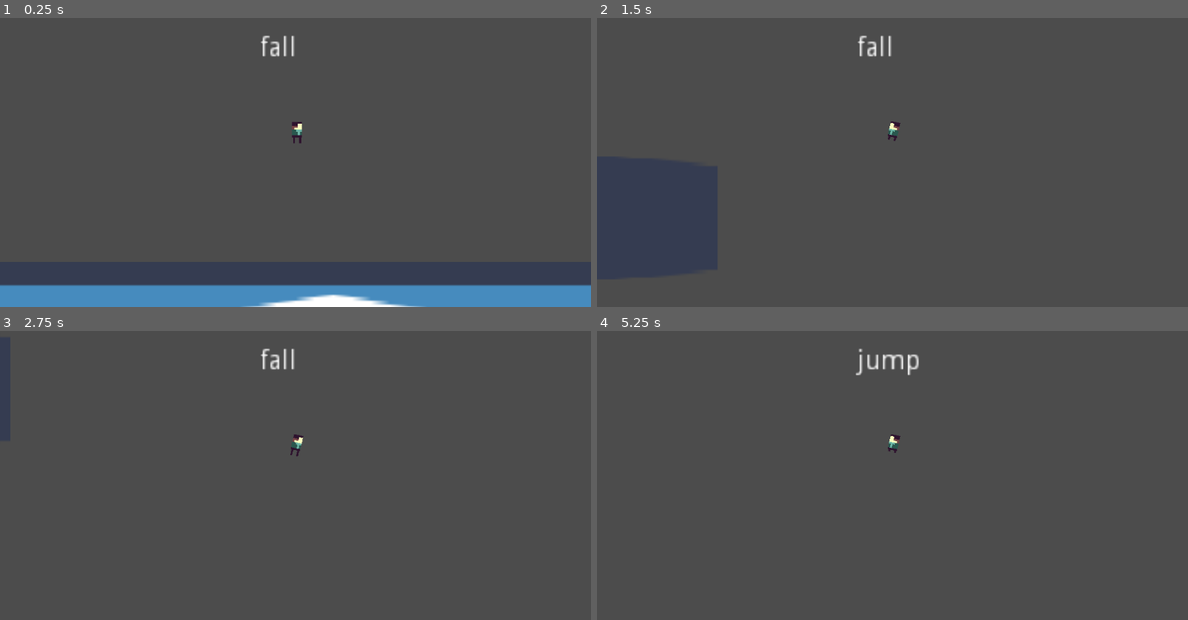
Above: before the commit, frames 1-4 (two rows, left to right).
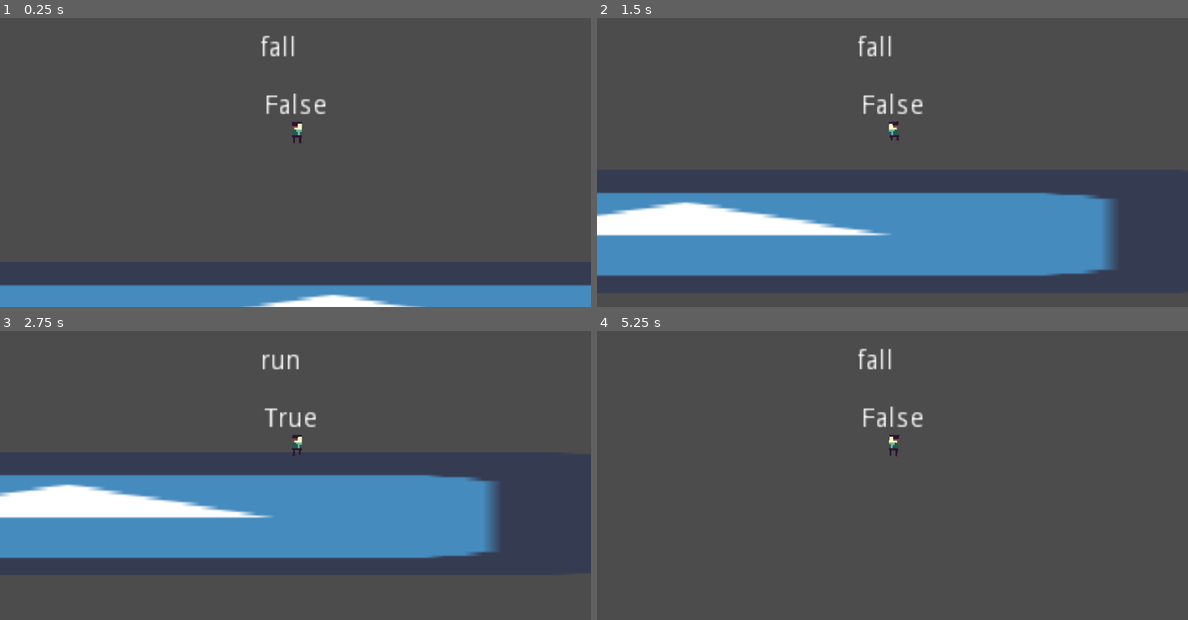
Above: after the commit, the same moments.

Repository: moothodical/platformer
Game: Godot game, scene res://Scenes/World.tscn
Same seed, same stepped clock (60 frames per second), same inputs: the game is played once before the commit and once after it. The engine's default icon, where the game draws it, is replaced by a stand-in: a white triangle on a blue panel in a dark square.
Inputs:
- Up to frame 1 (0.25 s): no input
- Up to frame 2 (1.5 s): hold Right (move_right) 0.53-1.28 s; hold Z (jump) 0.53-1.28 s; hold Left (move_left) from 1.28 s (still down); tap Z (jump) at 1.35 s
- Up to frame 3 (2.75 s): tap Z (jump) at 1.52, 1.82 s; release Left (move_left) at 2.03 s; hold Right (move_right) from 2.03 s (still down); hold Z (jump) from 2.03 s (still down)
- Up to frame 4 (5.25 s): release Z (jump) at 2.78 s; tap Z (jump) at 2.85, 3.02, 3.32, 4.35, 4.52, 4.82 s; release Right (move_right) at 3.53 s; hold Z (jump) 3.53-4.28 s; hold Left (move_left) from 3.53 s (still down); tap Enter at 4.25 s; tap Space at 5 s; hold Z (jump) from 5.03 s (still down)

The runs differ from the first frame. In frame 1, 0.3% of the frame differs, in the area x 45-56%, y 26-34%; in frame 2, 26%, in the area x 0-88%, y 26-90%; in frame 3, 25%; in frame 4, 0.7%.

Commit message:
fixed some things

Diff:
--- a/Scenes/CharacterRig.tscn
+++ b/Scenes/CharacterRig.tscn
@@ -54,8 +54,7 @@
 "values": [ 0.0 ]
 }
 
-[sub_resource type="Animation" id=1]
-resource_name = "idle"
+[sub_resource type="Animation" id=2]
 length = 0.6
 loop = true
 step = 0.05
@@ -185,8 +184,7 @@
 "values": [ 0.0 ]
 }
 
-[sub_resource type="Animation" id=2]
-resource_name = "run"
+[sub_resource type="Animation" id=4]
 length = 0.4
 loop = true
 step = 0.05
@@ -260,16 +258,16 @@
 "times": PoolRealArray( 0.1, 0.2, 0.3, 0.4, 0.6 ),
 "transitions": PoolRealArray( 1, 1, 1, 1, 1 ),
 "update": 0,
-"values": [ -20.0, 0.0, 20.0, 0.0, 0.0 ]
+"values": [ -10.0, 0.0, 10.0, 0.0, 0.0 ]
 }
 
 [node name="CharacterRig" type="Node2D"]
 
 [node name="AnimationPlayer" type="AnimationPlayer" parent="."]
-anims/fall = SubResource( 3 )
-anims/idle = SubResource( 1 )
-anims/jump = SubResource( 4 )
-anims/run = SubResource( 2 )
+anims/fall = SubResource( 1 )
+anims/idle = SubResource( 2 )
+anims/jump = SubResource( 3 )
+anims/run = SubResource( 4 )
 
 [node name="Torso" type="Sprite" parent="."]
 texture = ExtResource( 1 )
@@ -278,14 +276,14 @@
 
 [node name="Left Leg" type="Sprite" parent="Torso"]
 show_behind_parent = true
-position = Vector2( -1.459, 3.5 )
+position = Vector2( -1.459, 5.5 )
 texture = ExtResource( 1 )
 region_enabled = true
 region_rect = Rect2( 3, 11, 1, 3 )
 
 [node name="RightLeg" type="Sprite" parent="Torso"]
 show_behind_parent = true
-position = Vector2( 1.61, 3.5 )
+position = Vector2( 1.61, 5.5 )
 texture = ExtResource( 1 )
 region_enabled = true
 region_rect = Rect2( 6, 11, 1, 3 )
--- a/Scenes/Player.tscn
+++ b/Scenes/Player.tscn
@@ -16,24 +16,6 @@
 position = Vector2( 0.236237, 1.10243 )
 shape = SubResource( 1 )
 
-[node name="DownRaycasts" type="Node2D" parent="."]
-position = Vector2( 13.6646, 0.210224 )
-
-[node name="RayCast2D" type="RayCast2D" parent="DownRaycasts"]
-position = Vector2( -15.6836, -0.22806 )
-enabled = true
-collision_mask = 4
-
-[node name="RayCast2D2" type="RayCast2D" parent="DownRaycasts"]
-position = Vector2( -13.625, -0.125 )
-enabled = true
-collision_mask = 4
-
-[node name="RayCast2D3" type="RayCast2D" parent="DownRaycasts"]
-position = Vector2( -11.7082, -0.201065 )
-enabled = true
-collision_mask = 4
-
 [node name="PlayerFSM" type="Node2D" parent="."]
 script = ExtResource( 3 )
 
@@ -45,3 +27,17 @@
 __meta__ = {
 "_edit_use_anchors_": false
 }
+
+[node name="GroundedRaycast" type="RayCast2D" parent="."]
+scale = Vector2( 1, 0.152 )
+enabled = true
+collision_mask = 4
+
+[node name="GroundedLabel" type="Label" parent="."]
+margin_left = -17.2452
+margin_top = -18.9776
+margin_right = 22.7548
+margin_bottom = -4.97756
+__meta__ = {
+"_edit_use_anchors_": false
+}
--- a/Scripts/Player.gd
+++ b/Scripts/Player.gd
@@ -3,11 +3,11 @@
 const UP = Vector2(0, -1)
 const MAX_JUMP_VEL = -350
 const MIN_JUMP_VEL = 10
-const MAX_SPEED = 500
+const MAX_SPEED = 300
 
 var velocity = Vector2()
 var acceleration = 50
-var move_speed = 500
+var move_speed = 100
 var gravity = 1200
 var jump_velocity = -500
 var jump_damp = 0.8
@@ -16,6 +16,7 @@
 func apply_movement():
 	velocity = move_and_slide(velocity, UP)
 	is_grounded = check_is_grounded()
+	$GroundedLabel.text = str(is_grounded)
 
 func apply_gravity(delta):
 	velocity.y += gravity * delta
@@ -35,7 +36,4 @@
 		get_node("CharacterRig/Torso").set_flip_h(false)
 
 func check_is_grounded():
-	for raycast in $DownRaycasts.get_children():
-		if raycast.is_colliding():
-			return true
-	return false
+	return true if $GroundedRaycast.is_colliding() else false
--- a/Scripts/PlayerFSM.gd
+++ b/Scripts/PlayerFSM.gd
@@ -9,7 +9,7 @@
 	call_deferred("set_state", states.idle)
 
 func _input(event):
-	if event.is_action_pressed("jump"):
+	if event.is_action_pressed("jump") && parent.is_grounded:
 		parent.velocity.y = parent.MAX_JUMP_VEL
 	if state == states.jump:
 		if event.is_action_released("jump") && parent.velocity.y < parent.MIN_JUMP_VEL: ## if jumping
@@ -25,6 +25,7 @@
 		states.idle:
 			if !parent.is_grounded:
 				if parent.velocity.y < 0:
+					print("entered if idle jump")
 					return states.jump
 				elif parent.velocity.y > 0:
 					return states.fall
Not shown: 2 places in Scenes/CharacterRig.tscn that only renumber resources
